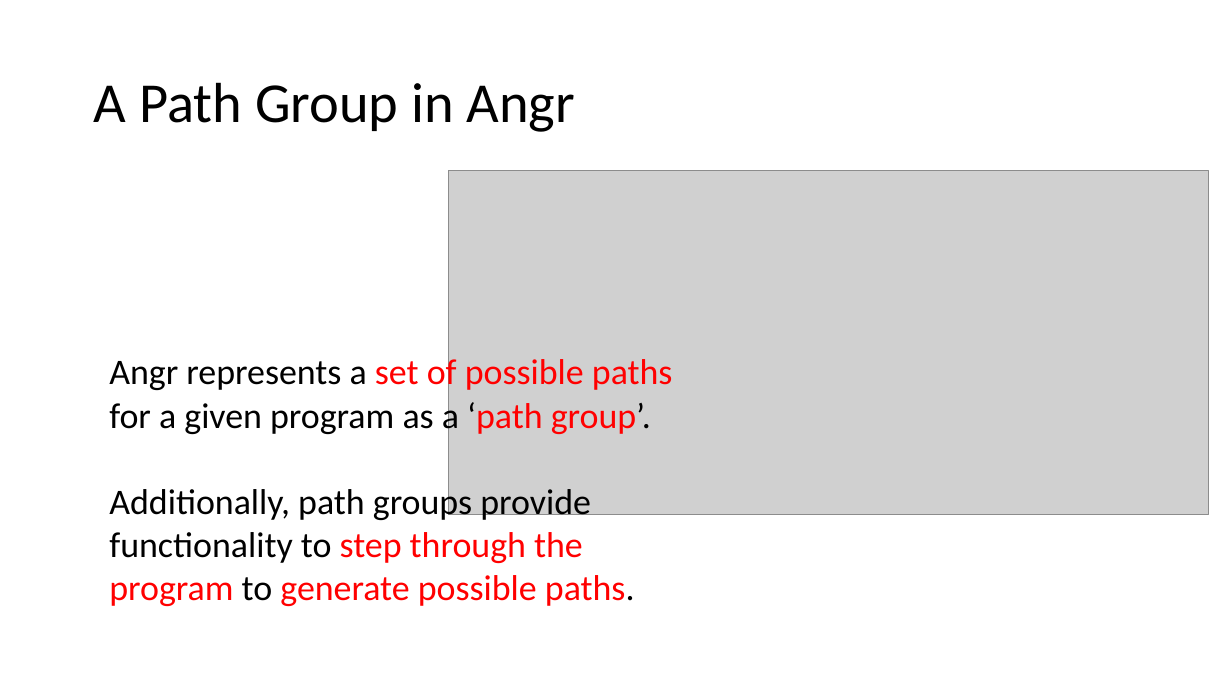
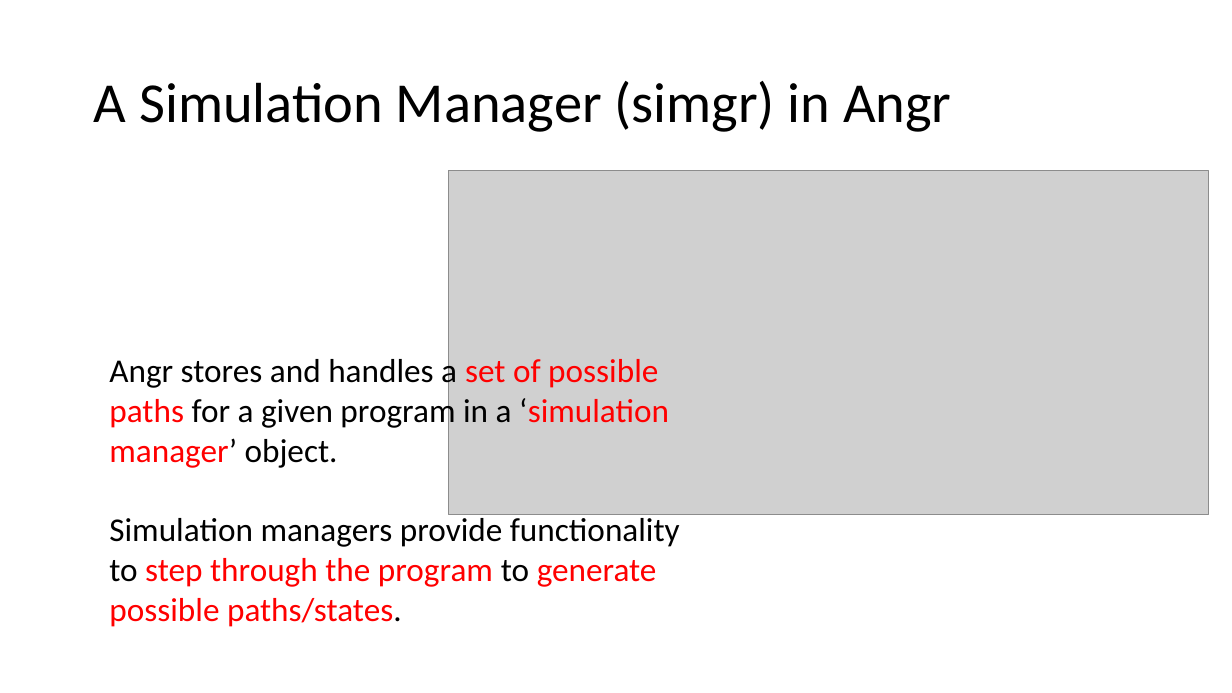
Before and after one commit to jakespringer/angr_ctf, a slide deck: slide 26 of SymbolicExecution.pptx (slide 27 before the commit). Drawn at 1232x693 pixels with LibreOffice and Linux fonts; fonts in the diff are those of the drawing; grey boxes stand for pictures. Boxes give left, top, right and bottom in pixels: in the first picture for what was removed or moved away, otherwise in the second. Text is boxed around its words. In the diff, an @@ line names an element or a change of style, - is before the commit and + after.

Commit message:
Update PowerPoint to reflect new Angr version

```diff
--- a/SymbolicExecution.pptx
+++ b/SymbolicExecution.pptx
@@ title at box(94, 81, 952, 132): text changed @@
-A Path Group in Angr
+A Simulation Manager (simgr) in Angr
@@ text at box(109, 355, 680, 627): text changed; size 28 to 25.9 pt @@
-Angr represents a set of possible paths for a given program as a ‘path group’.
-Additionally, path groups provide functionality to step through the program to generate possible paths.
+Angr stores and handles a set of possible paths for a given program in a ‘simulation manager’ object.
+Simulation managers provide functionality to step through the program to generate possible paths/states.
```
Also in this commit, not shown: 24 other slides changed, 2 slides removed.
